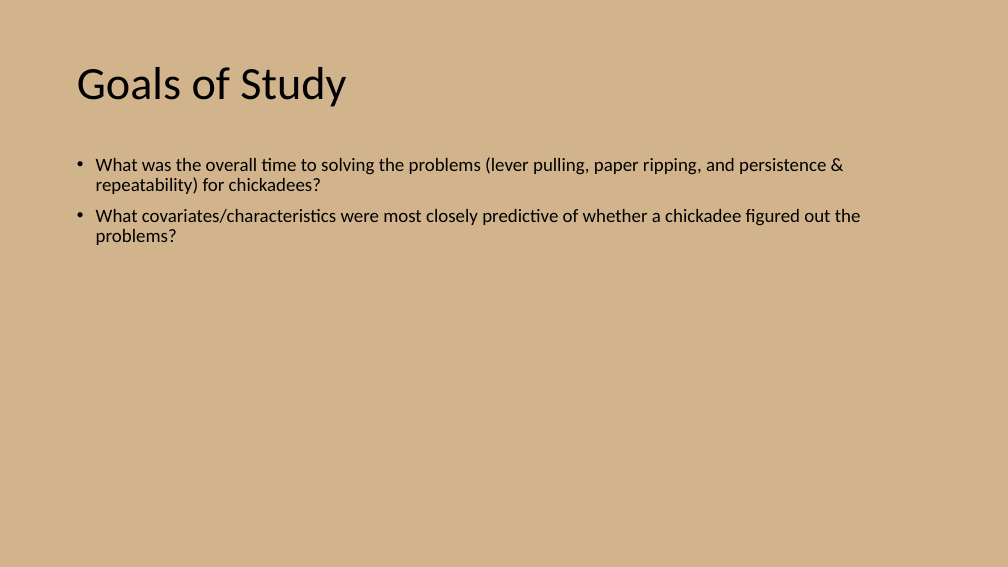
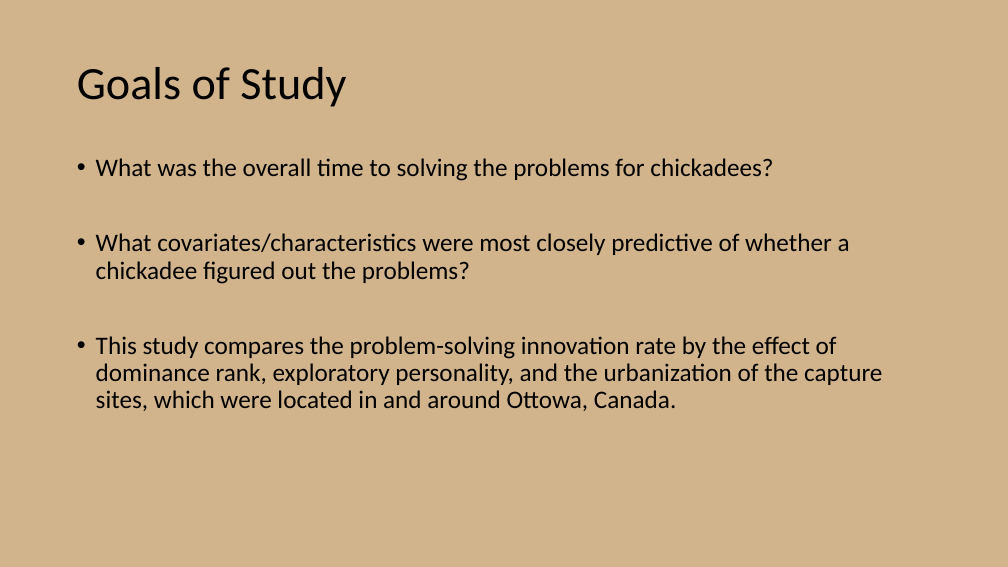
Before and after one commit to chanks06/chickadees, a slide deck: slide 4 of Presentation2.pptx (slide 3 before the commit). Drawn at 1008x567 pixels with LibreOffice and Linux fonts; fonts in the diff are those of the drawing. Boxes give left, top, right and bottom in pixels: in the first picture for what was removed or moved away, otherwise in the second. Text is boxed around its words. In the diff, an @@ line names an element or a change of style, - is before the commit and + after.

```diff
--- a/Presentation2.pptx
+++ b/Presentation2.pptx
@@ text at [96, 158, 773, 181]: text changed; size 18 to 24 pt @@
-• What was the overall time to solving the problems (lever pulling, paper ripping, and persistence & repeatability) for chickadees?
+• What was the overall time to solving the problems for chickadees?
@@ text at [96, 233, 850, 284]: size 18 to 24 pt in "What covariates/characteristics were most closely predictive ..." @@
@@ text at [96, 336, 882, 411]: paragraph added @@
+• This study compares the problem-solving innovation rate by the effect of dominance rank, exploratory personality, and the urbanization of the capture sites, which were located in and around Ottowa, Canada.
```
Also in this commit, not shown: 2 other slides changed, 1 slide added, 2 other files.
